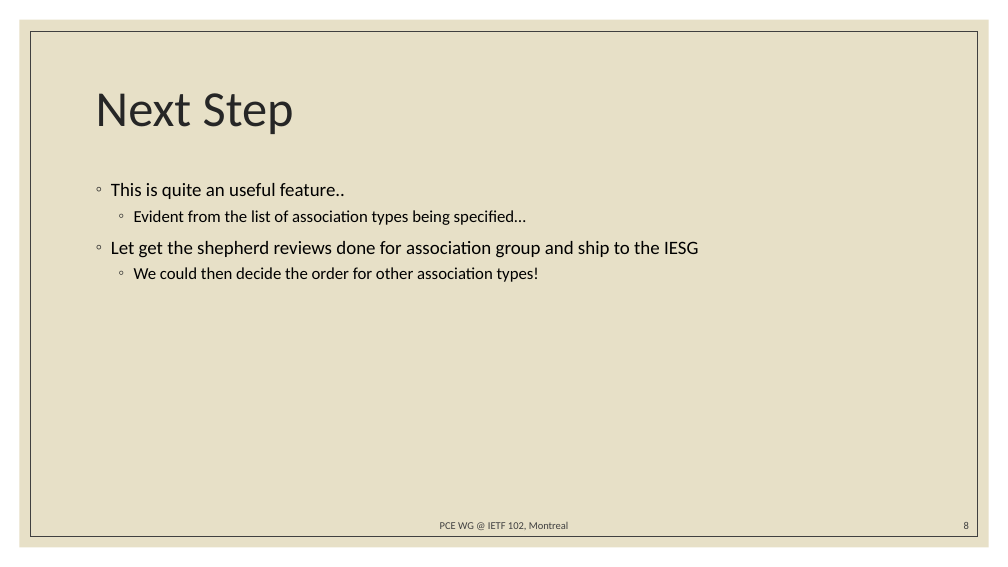
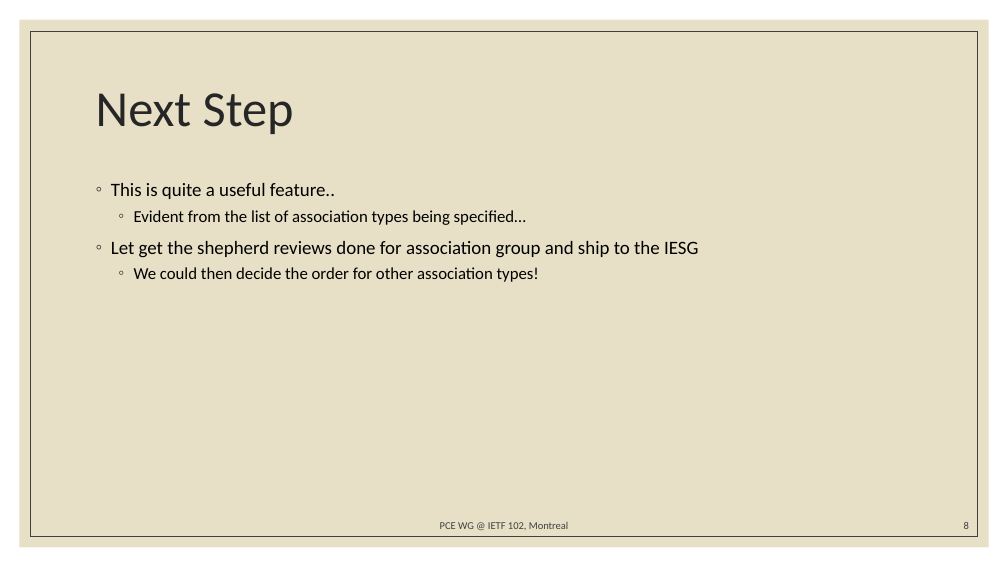
Before and after one commit to dhruvdhody-huawei/102, a slide deck: slide 8 of IETF 102 PCE WG Association GROUP.pptx. Drawn at 1008x567 pixels with LibreOffice and Linux fonts; fonts in the diff are those of the drawing. Boxes give left, top, right and bottom in pixels: in the first picture for what was removed or moved away, otherwise in the second. Text is boxed around its words. In the diff, an @@ line names an element or a change of style, - is before the commit and + after.

```diff
--- a/IETF 102 PCE WG Association GROUP.pptx
+++ b/IETF 102 PCE WG Association GROUP.pptx
@@ text at <box>111,183,335,199</box>: text changed @@
-◦ This is quite an useful feature..
+◦ This is quite a useful feature..
```
Also in this commit, not shown: 5 other slides changed.
